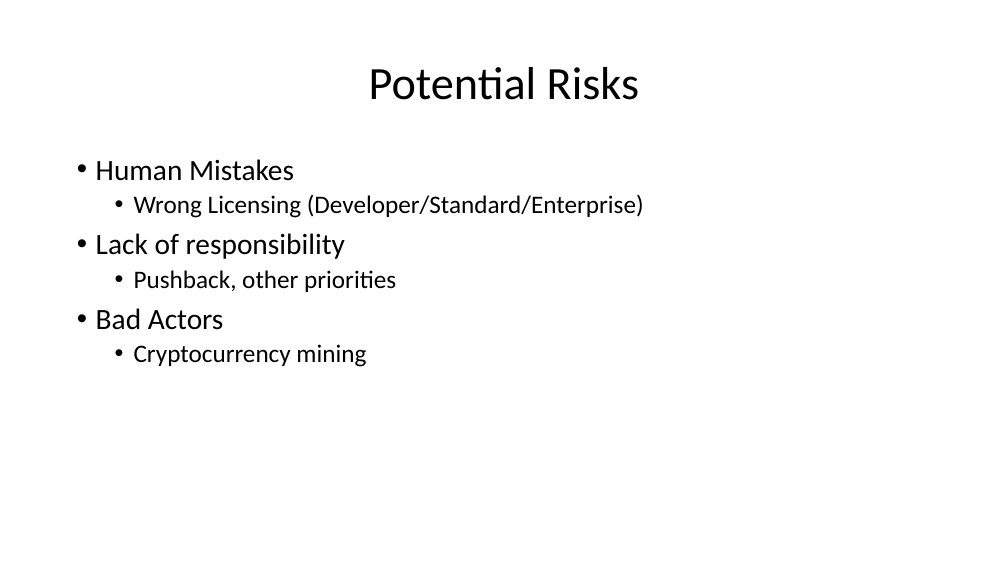
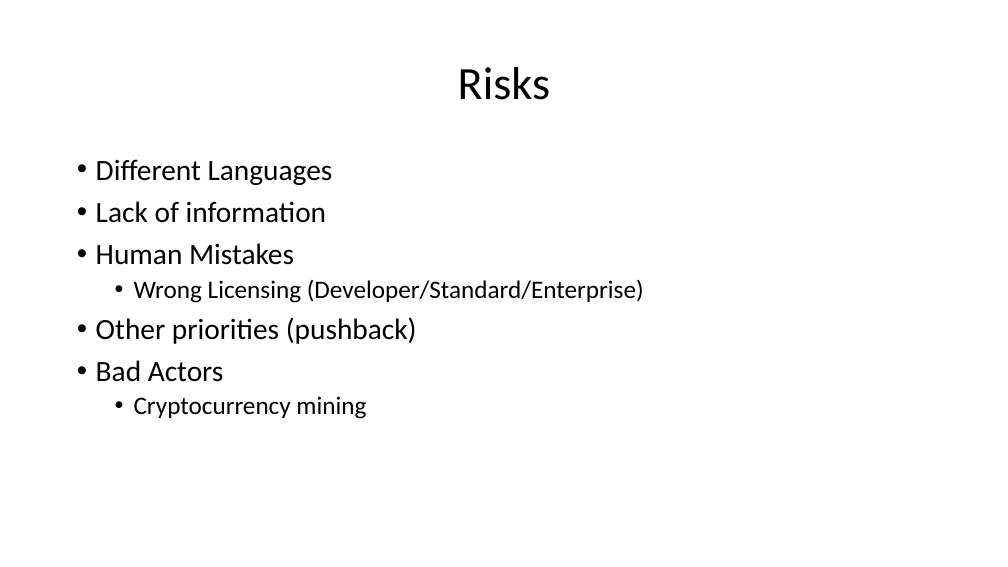
Before and after one commit to peterperov/MSFTCSA, a slide deck: slide 8 of 104-FinOps/Azure FinOps - Introduction.pptx (slide 7 before the commit). Drawn at 1008x567 pixels with LibreOffice and Linux fonts; fonts in the diff are those of the drawing. Boxes give left, top, right and bottom in pixels: in the first picture for what was removed or moved away, otherwise in the second. Text is boxed around its words. In the diff, an @@ line names an element or a change of style, - is before the commit and + after.

```diff
--- a/104-FinOps/Azure FinOps - Introduction.pptx
+++ b/104-FinOps/Azure FinOps - Introduction.pptx
@@ title at [458,67,550,100]: text changed @@
-Potential Risks
+Risks
@@ text at [96,159,333,223]: paragraphs added @@
+• Different Languages
+• Lack of information
@@ text at [96,317,417,344]: text changed; size 24 to 28 pt @@
-• Lack of responsibility
-  • Pushback, other priorities
+• Other priorities (pushback)
```
Also in this commit, not shown: 10 other slides changed, 15 slides added.
